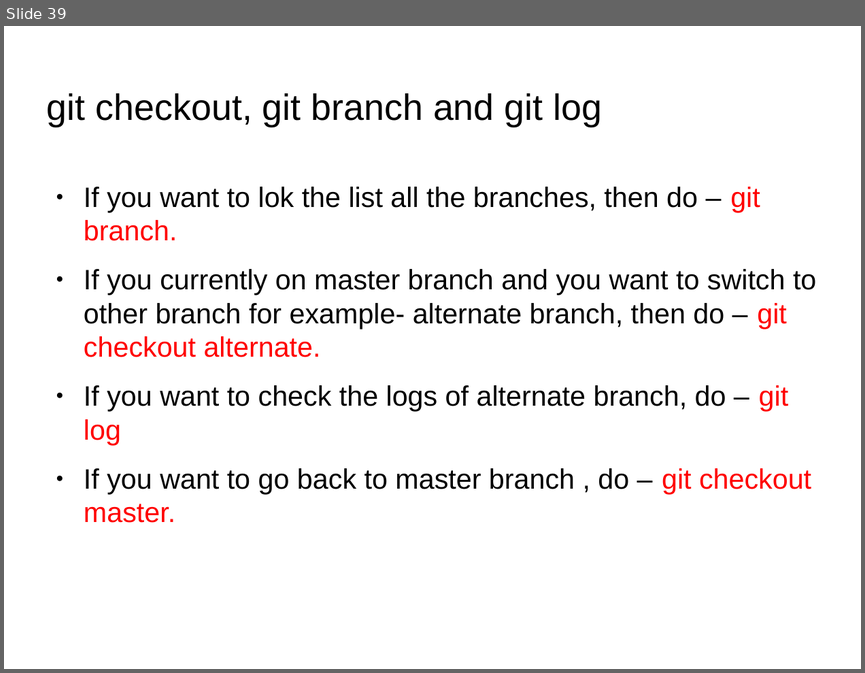
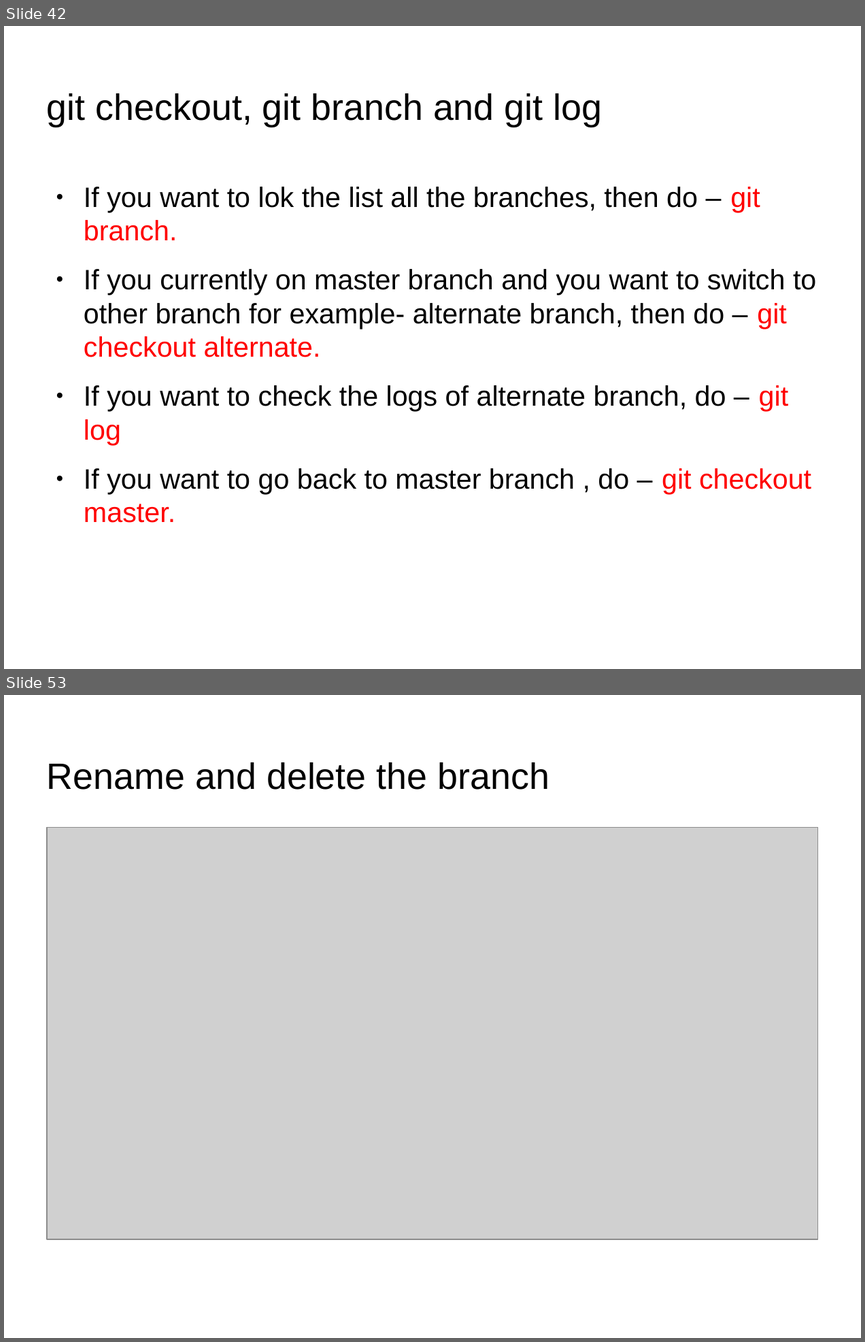
Before and after one commit to anumsh/Learning-Git-and-Github, a slide deck: git_and_GitHub.odp. Shown one above the other, each under a label of ours: slide 39 before the commit, slides 42 and 53 after it; the slides between them are not shown. The pictures are 865x673 and 865x1342 pixels, drawn with LibreOffice and Linux fonts; fonts in the diff are those of the drawing; grey boxes stand for pictures; background and template pictures are left out. Boxes give left, top, right and bottom in pixels: in the first picture for what was removed or moved away, otherwise in the second. Text is boxed around its words. In the diff, an @@ line names an element or a change of style, - is before the commit and + after.

Commit message:
feat: Merging, renaming and deleting the branch

```diff
--- a/git_and_GitHub.odp
+++ b/git_and_GitHub.odp
@@ slide 53 added at (x1=4, y1=695, x2=861, y2=1338), background picture (left out) @@
@@ title added at (x1=47, y1=762, x2=549, y2=790), 33.9 pt, text #000000 @@
+Rename and delete the branch
@@ picture added at (x1=47, y1=827, x2=818, y2=1239) @@
@@ what was slide 39 is now slide 42 @@
```
Also in this commit, not shown: 1 slide changed, 14 other slides added, 8 other files.
